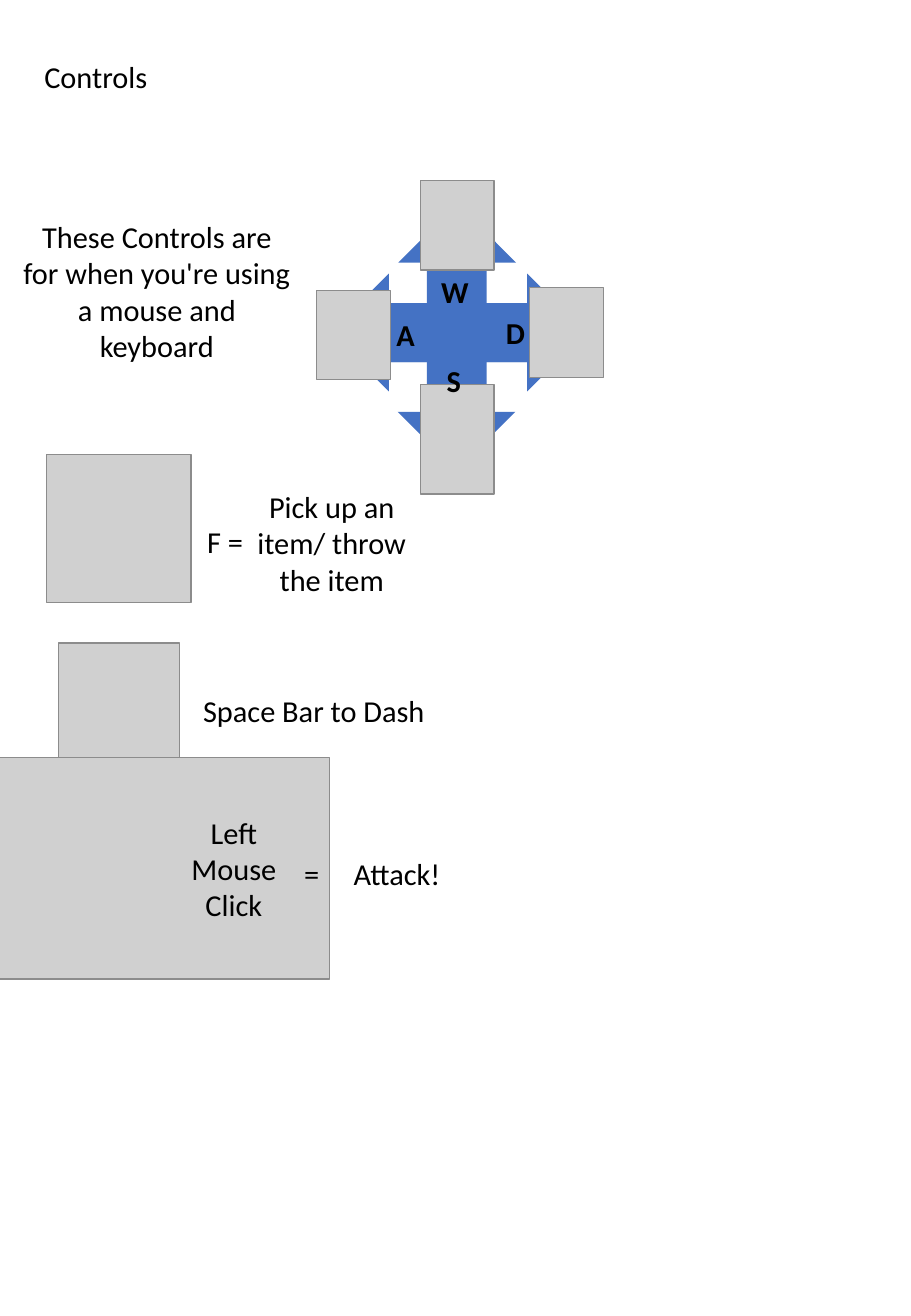
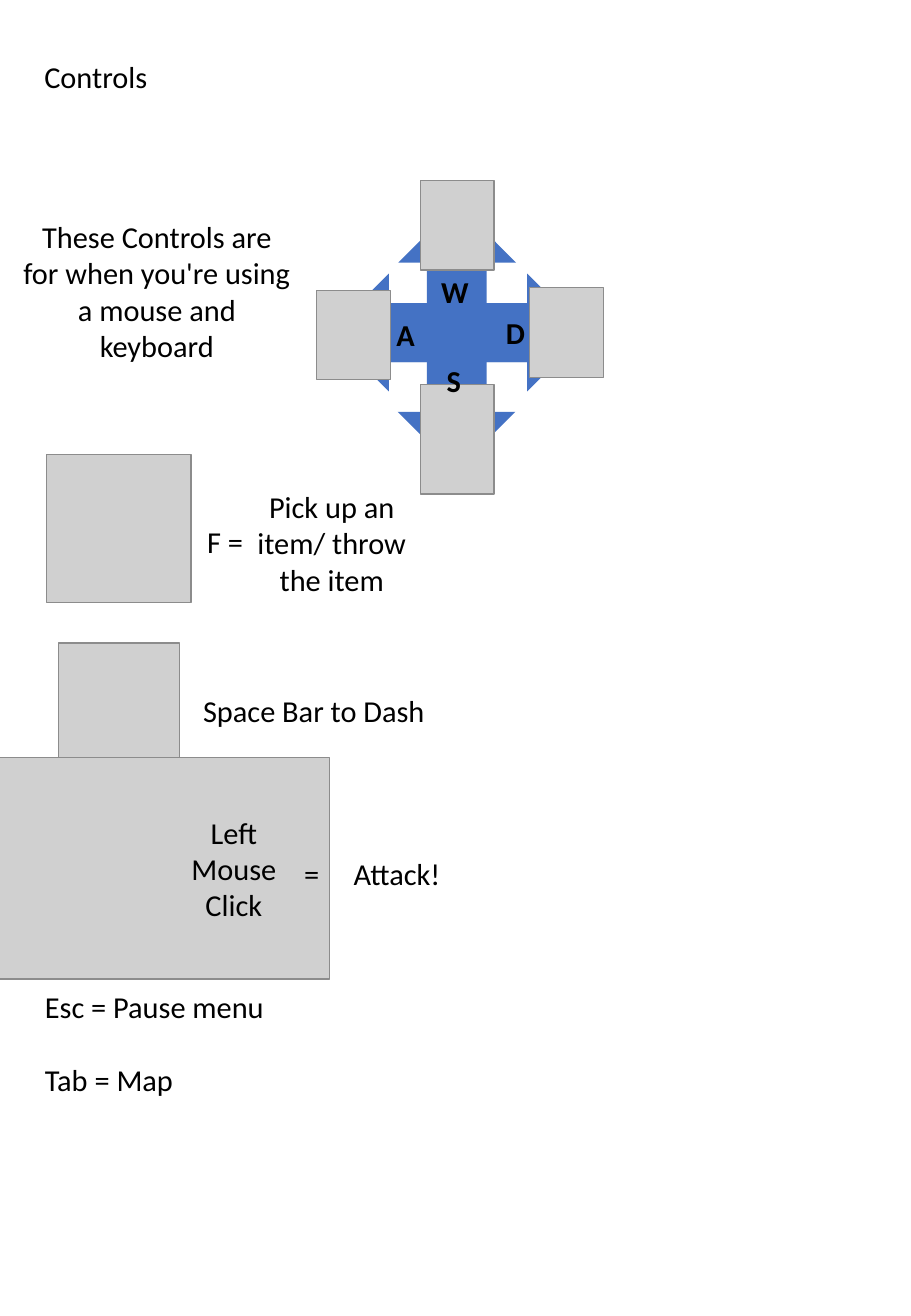
Before and after one commit to ponyfan88/Craigs-Adventure, a slide deck: slide 7 of Manual assets/maNUAL.pptx. Drawn at 911x1316 pixels with LibreOffice and Linux fonts; fonts in the diff are those of the drawing; grey boxes stand for pictures. Boxes give left, top, right and bottom in pixels: in the first picture for what was removed or moved away, otherwise in the second. Text is boxed around its words. In the diff, an @@ line names an element or a change of style, - is before the commit and + after.

```diff
--- a/Manual assets/maNUAL.pptx
+++ b/Manual assets/maNUAL.pptx
@@ text added at [45, 998, 263, 1096], 18 pt, text #000000 @@
+Esc = Pause menu
+Tab = Map
```
Also in this commit, not shown: 3 other slides changed, 1 slide added, 1 slide removed.
